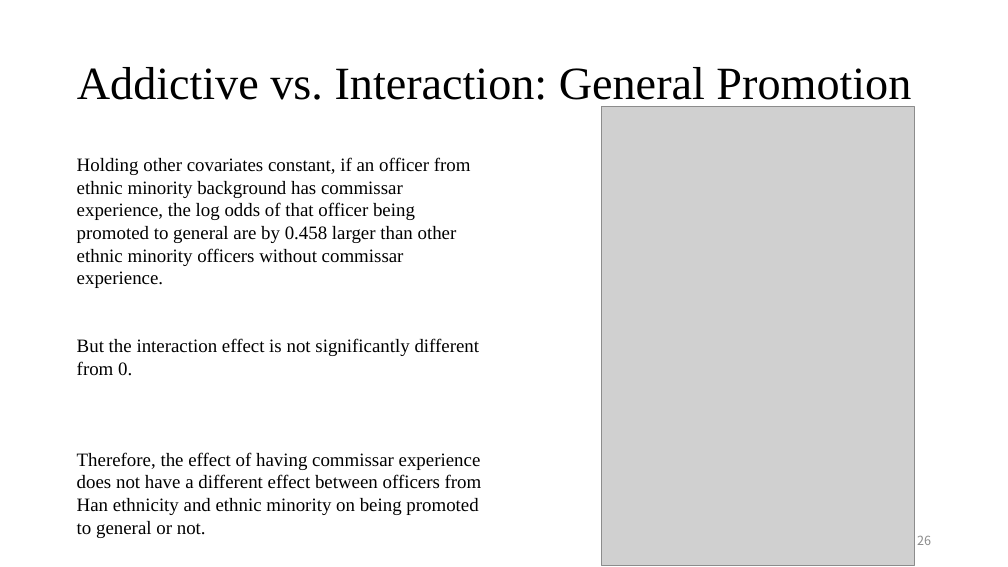
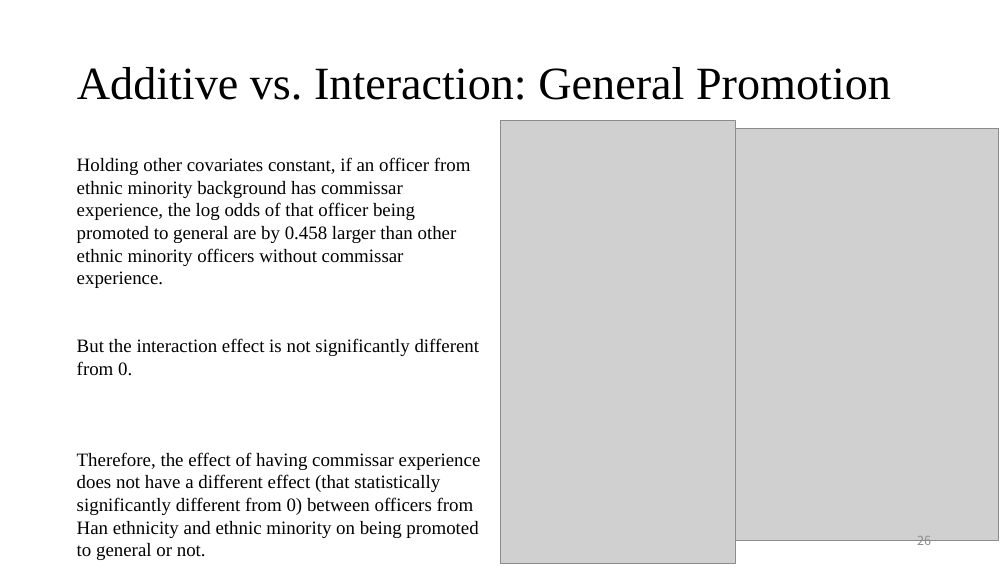
Before and after one commit to CaesarCoder/StatsII_Spring2023, a slide deck: slide 26 of Replication Project/Replication_Tianxin_Zhang_21352232.pptx. Drawn at 1008x567 pixels with LibreOffice and Linux fonts; fonts in the diff are those of the drawing; grey boxes stand for pictures. Boxes give left, top, right and bottom in pixels: in the first picture for what was removed or moved away, otherwise in the second. Text is boxed around its words. In the diff, an @@ line names an element or a change of style, - is before the commit and + after.

```diff
--- a/Replication Project/Replication_Tianxin_Zhang_21352232.pptx
+++ b/Replication Project/Replication_Tianxin_Zhang_21352232.pptx
@@ title at box(77, 67, 891, 100): text changed @@
-Addictive vs. Interaction: General Promotion
+Additive vs. Interaction: General Promotion
@@ picture added at box(501, 121, 735, 564) @@
@@ picture: place and size @@
-picture at box(601, 107, 914, 566)
+picture at box(717, 129, 998, 541)
@@ text at box(77, 452, 481, 560): text changed @@
-Therefore, the effect of having commissar experience does not have a different effect between officers from Han ethnicity and ethnic minority on being promoted to general or not.
+Therefore, the effect of having commissar experience does not have a different effect (that statistically significantly different from 0) between officers from Han ethnicity and ethnic minority on being promoted to general or not.
```
Also in this commit, not shown: 6 other slides changed, 1 slide added, 1 other file.
